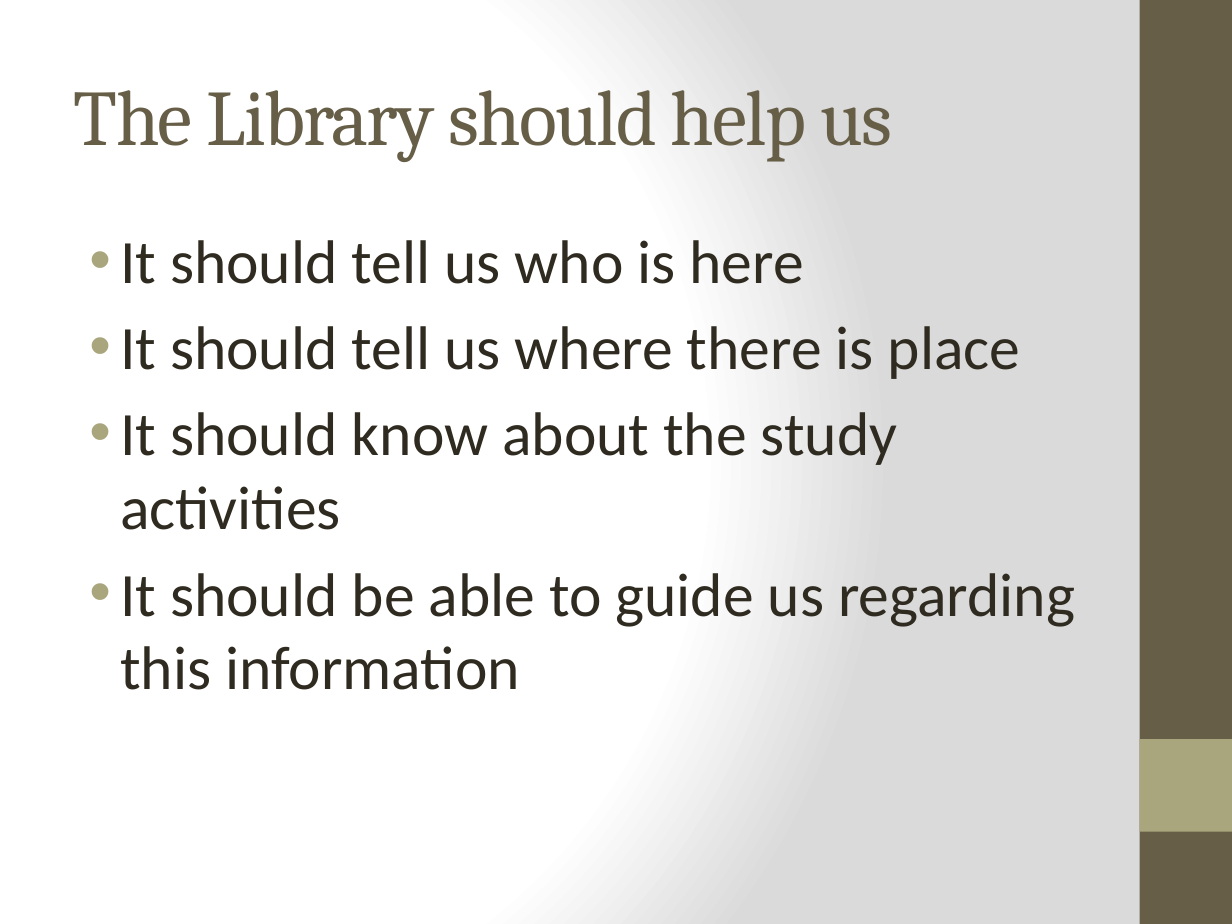
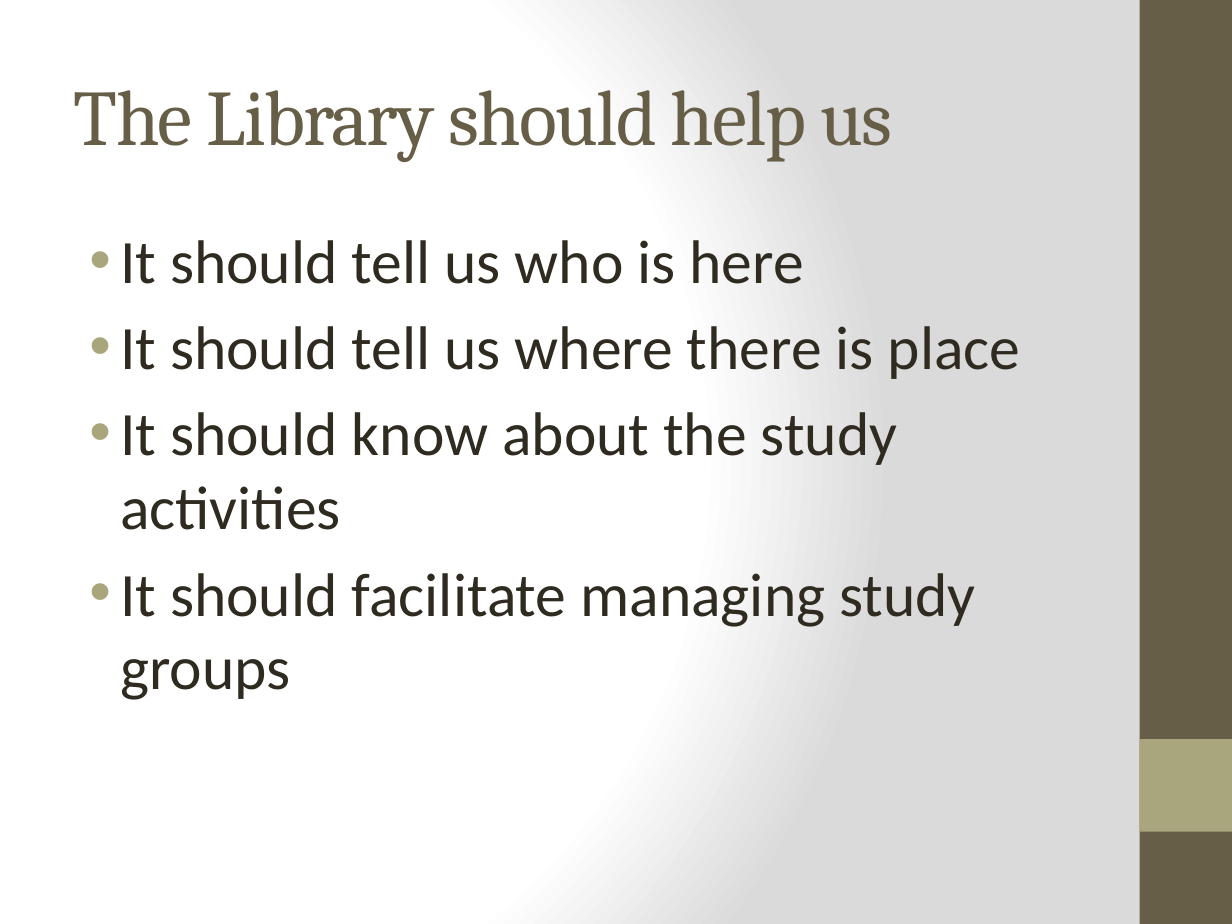
Before and after one commit to IoThingers/TermProject, a slide deck: slide 3 of FinalPresentation.pptx. Drawn at 1232x924 pixels with LibreOffice and Linux fonts; fonts in the diff are those of the drawing; background and template pictures are left out. Boxes give left, top, right and bottom in pixels: in the first picture for what was removed or moved away, otherwise in the second. Text is boxed around its words. In the diff, an @@ line names an element or a change of style, - is before the commit and + after.

```diff
--- a/FinalPresentation.pptx
+++ b/FinalPresentation.pptx
@@ text at (120, 573, 976, 700): text changed @@
-• It should be able to guide us regarding this information
+• It should facilitate managing study groups
```
Also in this commit, not shown: 3 other slides changed, 1 other file.
